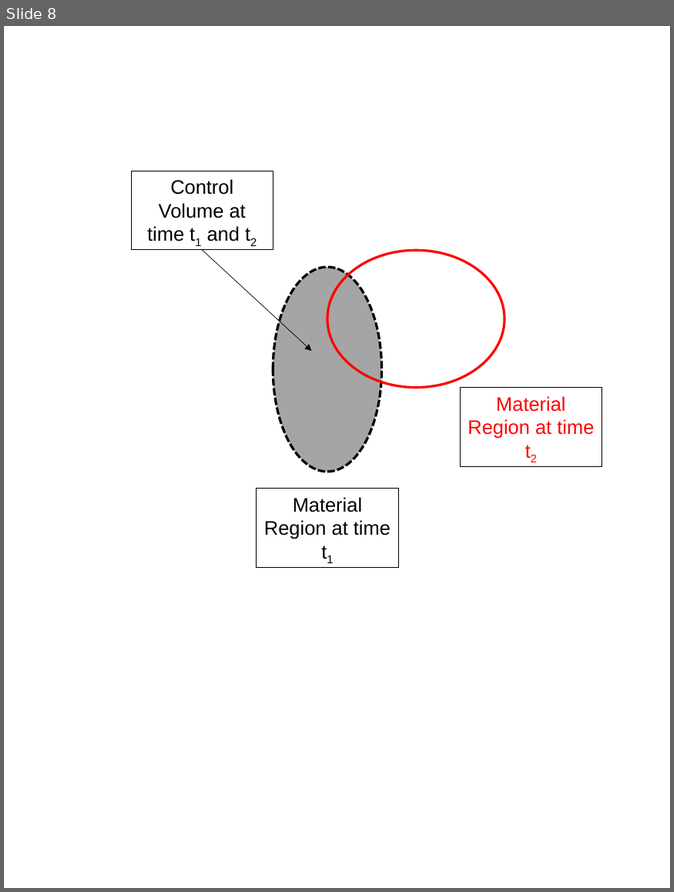
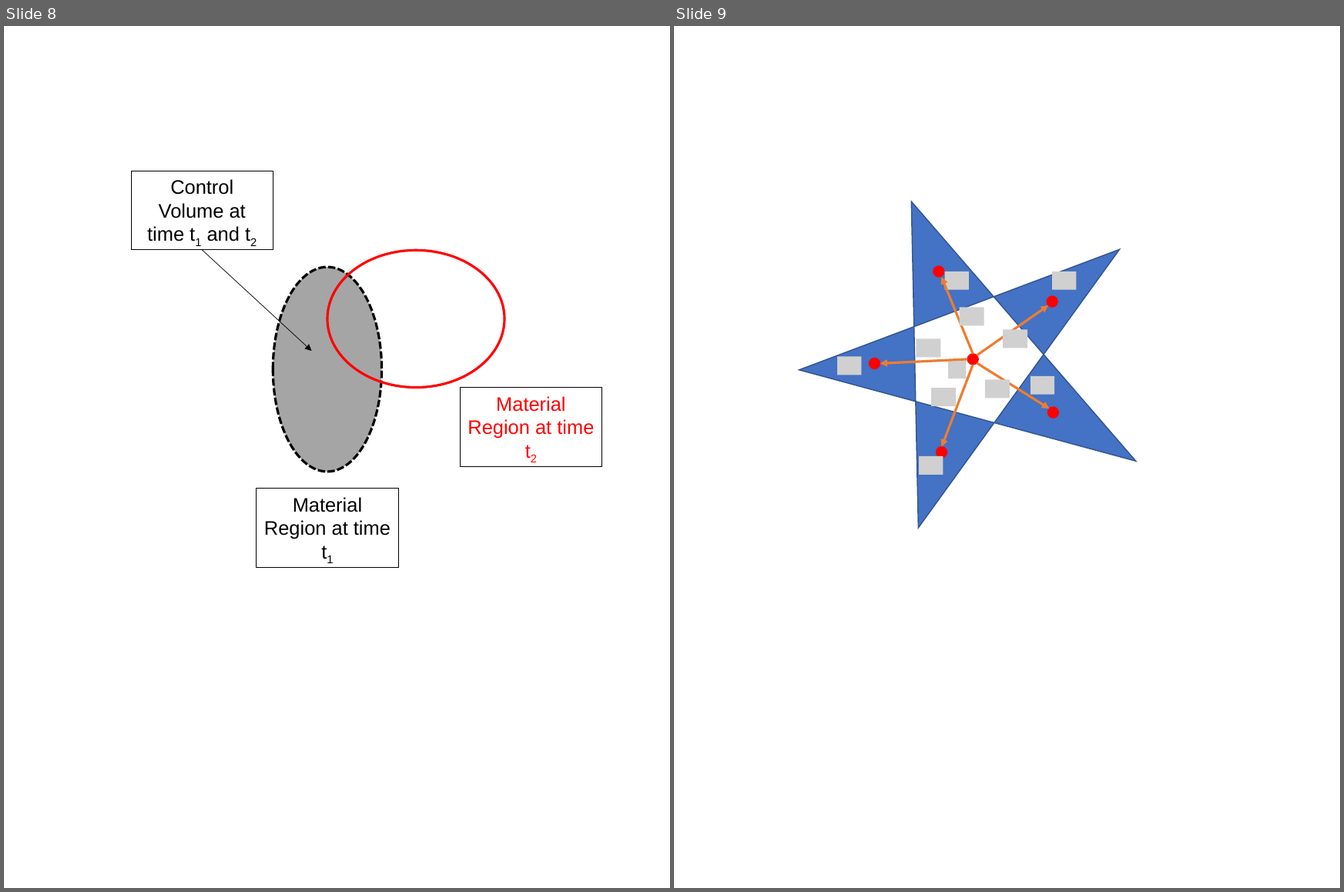
Before and after one commit to xuxiaoli-1993/xuxiaoli-1993.github.io, a slide deck: myCFDTutorial/Figures.pptx. Shown side by side, each under a label of ours: slide 8 before the commit, slides 8 and 9 after it. The pictures are 674x892 and 1344x892 pixels, drawn with LibreOffice and Linux fonts; fonts in the diff are those of the drawing; grey boxes stand for pictures. Boxes give left, top, right and bottom in pixels: in the first picture for what was removed or moved away, otherwise in the second. Text is boxed around its words. In the diff, an @@ line names an element or a change of style, - is before the commit and + after.

```diff
--- a/myCFDTutorial/Figures.pptx
+++ b/myCFDTutorial/Figures.pptx
@@ slide 9 added at [674, 26, 1340, 888], background #FFFFFF @@
@@ freeform shape added at [800, 202, 1136, 527], fill #4472C4, outline #325491 1 pt @@
@@ ellipse added at [933, 265, 944, 277], fill #FF0000, outline #FF0000 1 pt @@
@@ arrow added from (974, 353) to (941, 277), #ED7D31 2.25 pt @@
@@ picture added at [945, 272, 970, 290] @@
@@ picture added at [1053, 272, 1077, 290] @@
@@ ellipse added at [1047, 296, 1058, 307], fill #FF0000, outline #FF0000 1 pt @@
@@ picture added at [959, 307, 984, 326] @@
@@ arrow added from (977, 355) to (1048, 305), #ED7D31 2.25 pt @@
@@ picture added at [916, 339, 940, 357] @@
@@ picture added at [1003, 329, 1027, 348] @@
@@ picture added at [837, 356, 861, 376] @@
@@ ellipse added at [869, 358, 880, 369], fill #FF0000, outline #FF0000 1 pt @@
@@ arrow added from (968, 359) to (880, 364), #ED7D31 2.25 pt @@
@@ arrow added from (974, 365) to (942, 446), #ED7D31 2.25 pt @@
@@ picture added at [948, 361, 967, 379] @@
@@ ellipse added at [968, 353, 979, 365], fill #FF0000, outline #FF0000 1 pt @@
@@ arrow added from (977, 363) to (1049, 409), #ED7D31 2.25 pt @@
@@ picture added at [931, 388, 955, 407] @@
@@ picture added at [985, 379, 1010, 398] @@
@@ picture added at [1031, 376, 1055, 395] @@
@@ ellipse added at [1047, 407, 1059, 418], fill #FF0000, outline #FF0000 1 pt @@
@@ picture added at [920, 456, 944, 475] @@
@@ ellipse added at [937, 446, 947, 458], fill #FF0000, outline #FF0000 1 pt @@
```
Also in this commit, not shown: 15 other files.
